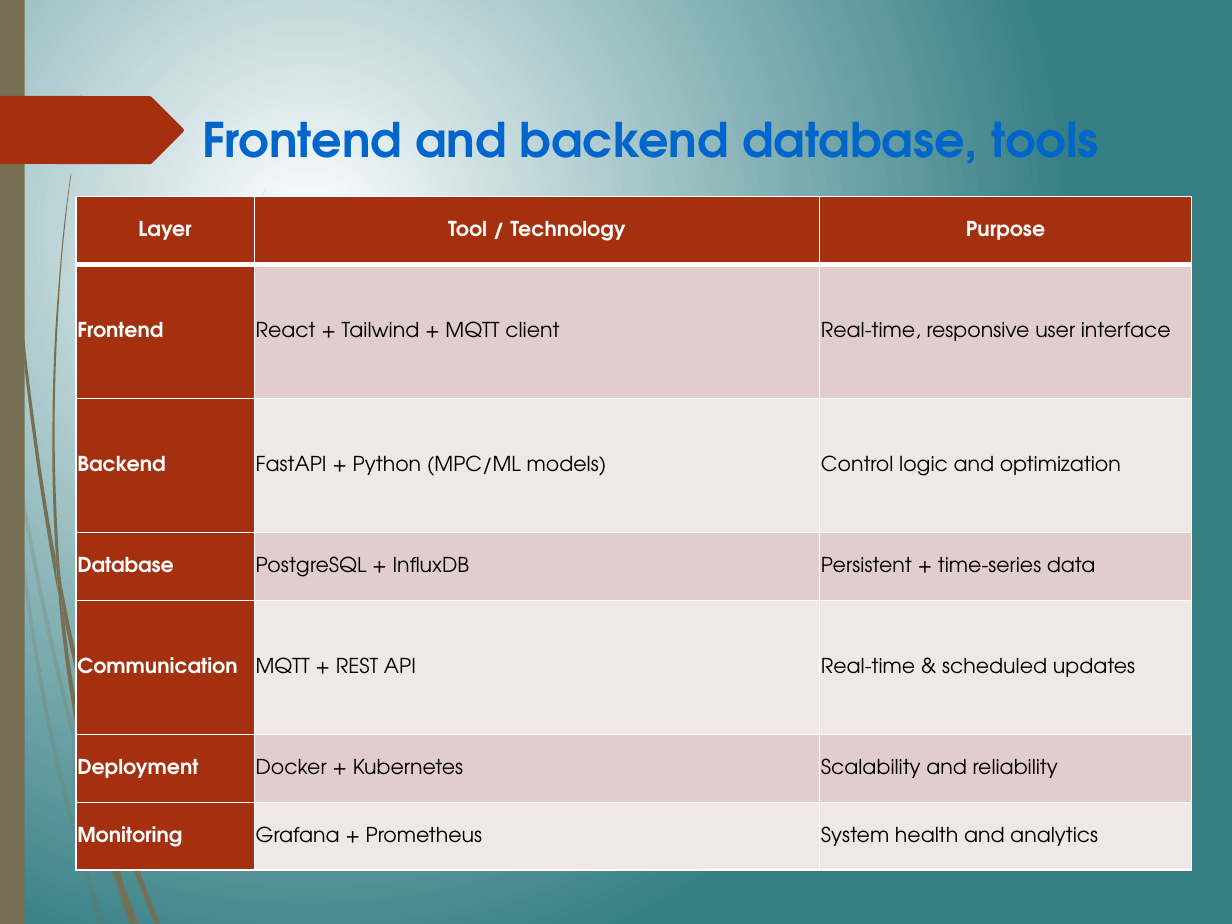
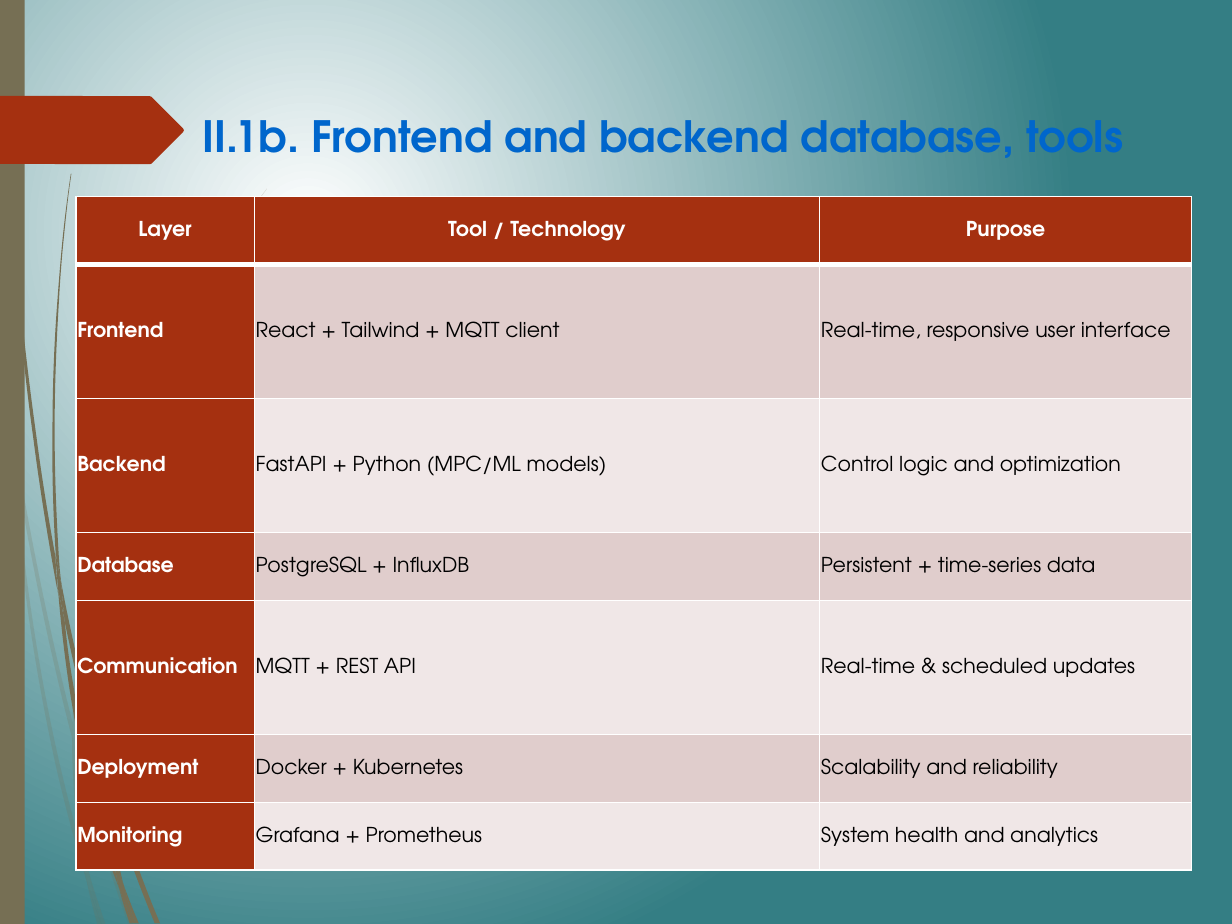
Before and after one commit to thanqminh/thanqminh.com, a slide deck: slide 11 of files/minh.pptx. Drawn at 1232x924 pixels with LibreOffice and Linux fonts; fonts in the diff are those of the drawing. Boxes give left, top, right and bottom in pixels: in the first picture for what was removed or moved away, otherwise in the second. Text is boxed around its words. In the diff, an @@ line names an element or a change of style, - is before the commit and + after.

```diff
--- a/files/minh.pptx
+++ b/files/minh.pptx
@@ text at <box>202,120,1014,158</box>: text changed; size 27.9 to 25.2 pt @@
-Frontend and backend database, tools
+II.1b. Frontend and backend database, tools
```
Also in this commit, not shown: 11 other slides changed, 1 slide added.
